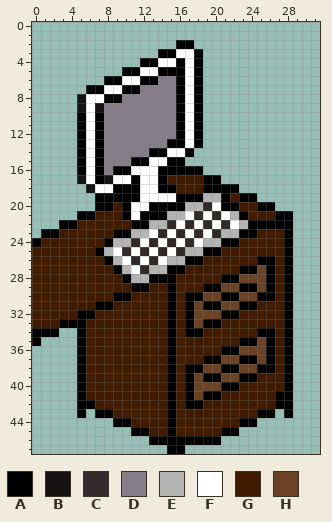
Pixel-art sprite, stored at Unity/Assets/Isometric/pc.png. The picture above was drawn from the file before the commit.
The file is 32x48 pixels.
Palette (. is transparent): A #000000  B #151313  C #302a2a  D #847e87  E #b4b3b3  F #ffffff  G #411b00  H #6a4327
Pixels before, first column x 0:
 2 ................AA...........
 3 ..............AAFFA..........
 4 ............AAFFAFA..........
 5 ..........AAFFAAAFA..........
 6 ........AAFFAADDAFA..........
 7 ......AAFFAADDDDAFA..........
 8 .....BFFAADDDDDDAFA..........
 9 .....BFBDDDDDDDDAFA..........
10 .....AFADDDDDDDDAFA..........
11 .....AFADDDDDDDDAFA..........
12 .....AFADDDDDDDDAFA..........
13 .....AFADDDDDDDAAFA..........
14 .....AFADDDDDAAFFA...........
15 .....AFADDDAAFFAA............
16 .....AFADAAFFFAAAAA..........
17 .....BFABFFAFFAGGGGAA........
18 ......BFFAAAFFAAGGGAAAA......
19 .......AAAAAFFFFAAAEEAGAA....
20 .......AAGAFFAAAAEECFAAGGAA..
21 .....AAGGGAFAAAEEFCFCFEAGGGAA
22 ...AAGGGGGGAAEECFCFCFCFEAAAAA
23 .AAGGGGGGAAEEFCFCFCFCEEAAGGGA
24 AGGGGGGGAEECFCFCFCFEEAAGGGGGA
25 GGGGGGGAEFCFCFCFCEEAAGGGGGGGA
26 GGGGGGGGAEFCFCFEEAAGGGGGGAAGA
27 GGGGGGGGGAEFCEEAAGGGGGGAAHAGA
28 GGGGGGGGGGAEEAAAGGGGGAAHHHAGA
29 GGGGGGGGGGGAAGGAGGGAAHHAAHAGA
30 GGGGGGGGGAAGGGGAGAAHHAAHHAAGA
31 GGGGGGGAAGGGGGGAGAHAAHHAAGGGA
32 GGGGGAAGGGGGGGGAGAHHHAAGGGGGA
33 GGGAAAGGGGGGGGGAGAHAAGGGGGGGA
34 AAA..AGGGGGGGGGAGAAGGGGGGAAGA
35 A....AGGGGGGGGGAGGGGGGGAAHAGA
36 .....AGGGGGGGGGAGGGGGAAHHHAGA
37 .....AGGGGGGGGGAGGGAAHHAAHAGA
38 .....AGGGGGGGGGAGAAHHAAHHAAGA
39 .....AGGGGGGGGGAGAHAAHHAAGGGA
40 .....AGGGGGGGGGAGAHHHAAGGGGGA
41 .....AGGGGGGGGGAGAHAAGGGGGGAA
42 .....AAGGGGGGGGAGAAGGGGGGGGAA
43 .....A.AAGGGGGGAGGGGGGGGGAA.A
44 .........AAGGGGAGGGGGGGAA....
45 ...........AAGGAGGGGGAA......
46 .............AAAAAAAA........
47 ...............AA............
New version:
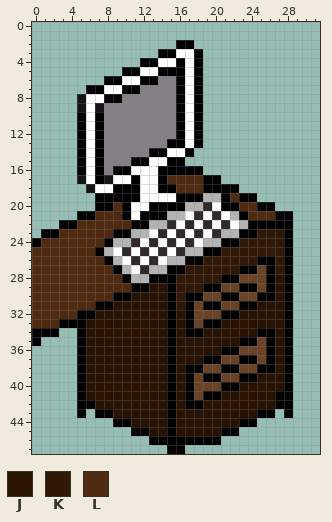
Colours new in this view: J #281202  K #301807  L #4f2a10
The exact change:
Changed rows in their new state; - is an unchanged pixel.
first column x 0:
17 ---------------LLLL---------
18 ----------------LLL---------
19 ----------------------L-----
20 ---------L-------------LL---
21 -------LLL--------------LLL-
22 -----LLLLLL-----------------
23 ---LLLLLL----------------KKK
24 -LLLLLLL---------------KKKKK
25 LLLLLLL--------------KKKKKKK
26 LLLLLLLL-----------KKKKKK--K
27 LLLLLLLLL--------KKKKKK----K
28 LLLLLLLLLL------KKKKK------J
29 LLLLLLLLLLL--JJ-KKK--------J
30 LLLLLLLLL--JJJJ-K----------J
31 LLLLLLL--JJJJJJ-K--------JJJ
32 LLLLL--JJJJJJJJ-J------JJJJJ
33 LLL---JJJJJJJJJ-J----JJJJJJJ
34 ------JJJJJJJJJ-J--JJJJJJ--J
35 ------JJJJJJJJJ-JJJJJJJ----J
36 ------JJJJJJJJJ-JJJJJ------J
37 ------JJJJJJJJJ-JJJ--------J
38 ------JJJJJJJJJ-J----------J
39 ------JJJJJJJJJ-J--------JJJ
40 ------JJJJJJJJJ-J------JJJJJ
41 ------JJJJJJJJJ-J----JJJJJJ-
42 -------JJJJJJJJ-J--JJJJJJJJ-
43 ---------JJJJJJ-JJJJJJJJJ---
44 -----------JJJJ-JJJJJJJ-----
45 -------------JJ-JJJJJ-------
Pixel boxes of the changes (left, top, right, bottom) in both pictures:
changed: (32, 175, 284, 436)
